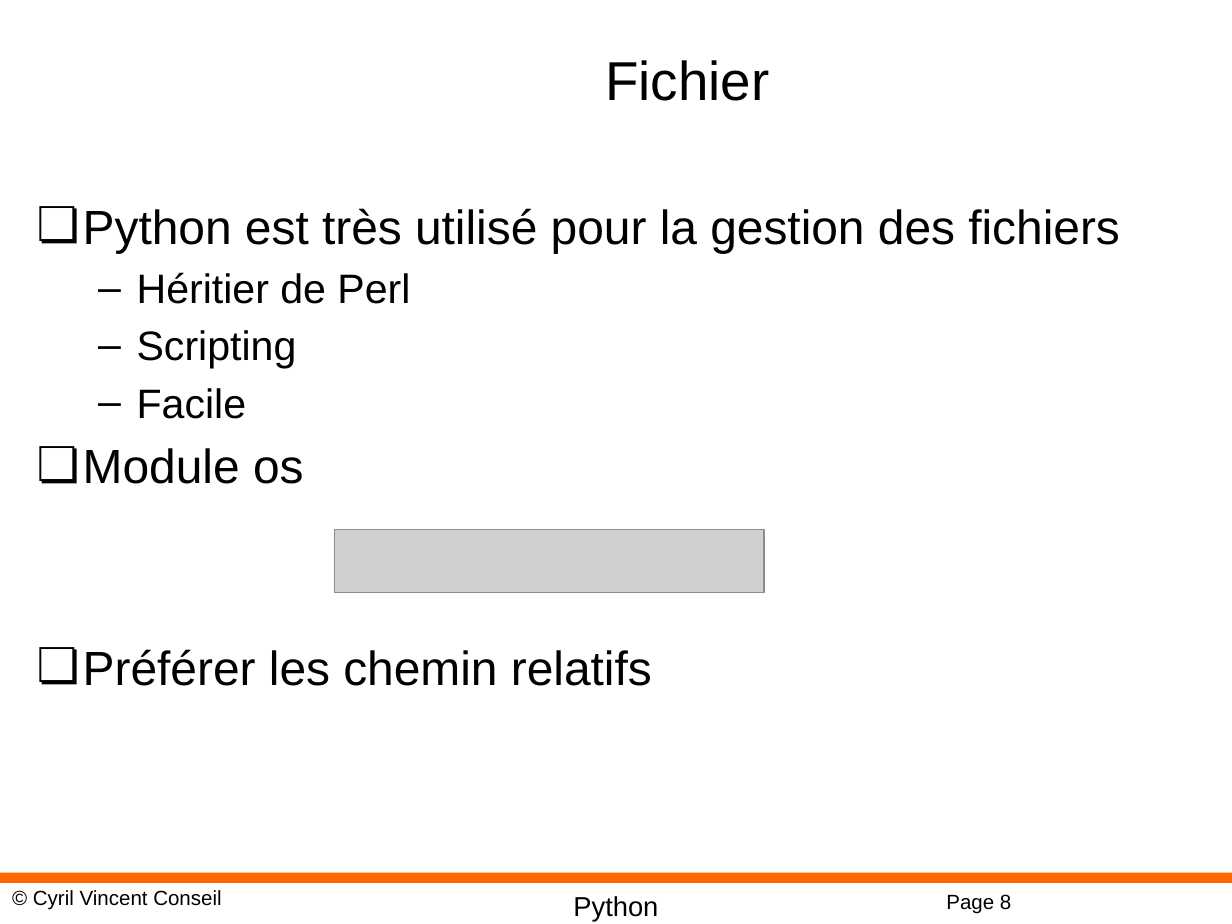
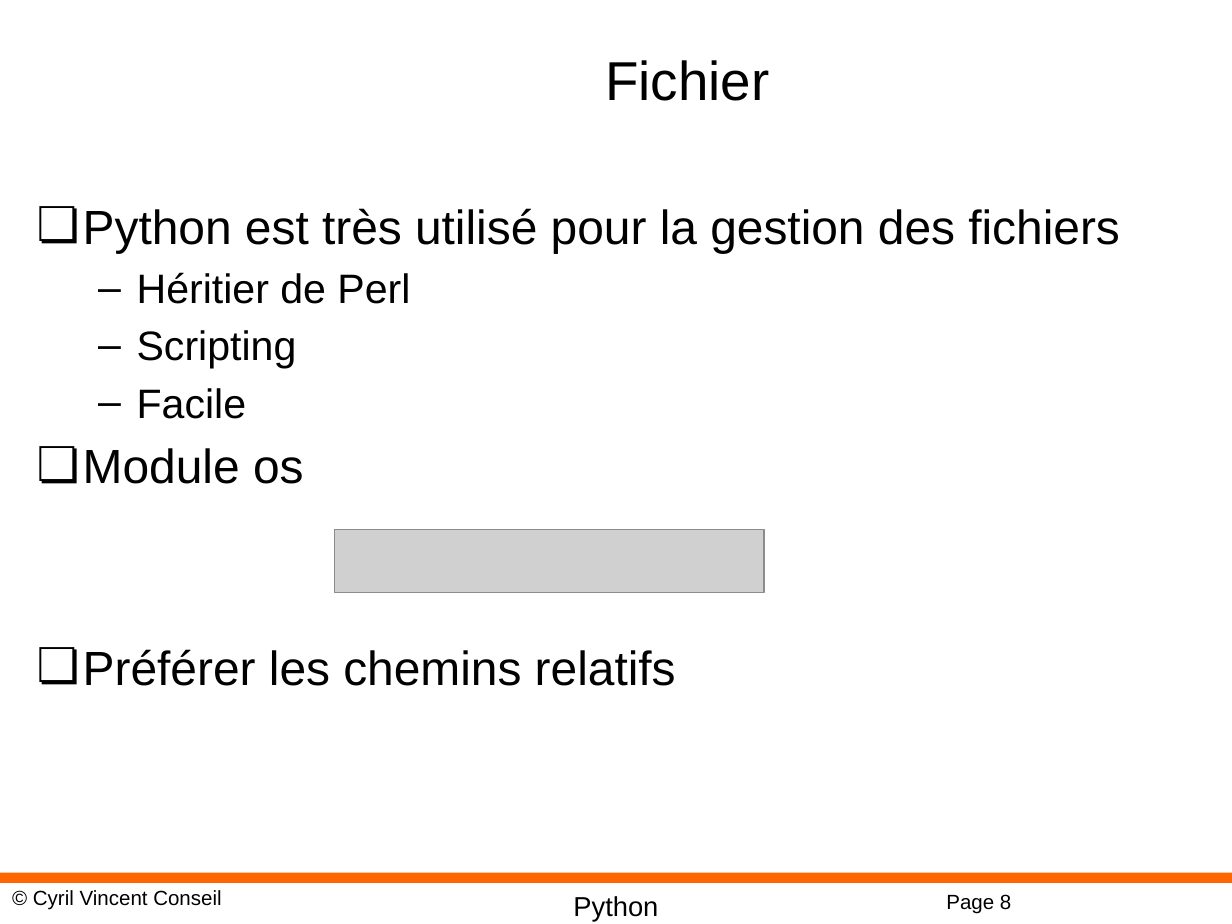
Before and after one commit to cyrilvincent/python, a slide deck: slide 8 of ppt/Python11-Sys.pptx. Drawn at 1232x924 pixels with LibreOffice and Linux fonts; fonts in the diff are those of the drawing; grey boxes stand for pictures; background and template pictures are left out. Boxes give left, top, right and bottom in pixels: in the first picture for what was removed or moved away, otherwise in the second. Text is boxed around its words. In the diff, an @@ line names an element or a change of style, - is before the commit and + after.

```diff
--- a/ppt/Python11-Sys.pptx
+++ b/ppt/Python11-Sys.pptx
@@ text at <box>83,649,676,686</box>: text changed @@
-❏ Préférer les chemin relatifs
+❏ Préférer les chemins relatifs
```
Also in this commit, not shown: 2 slides removed, 1 other file.
